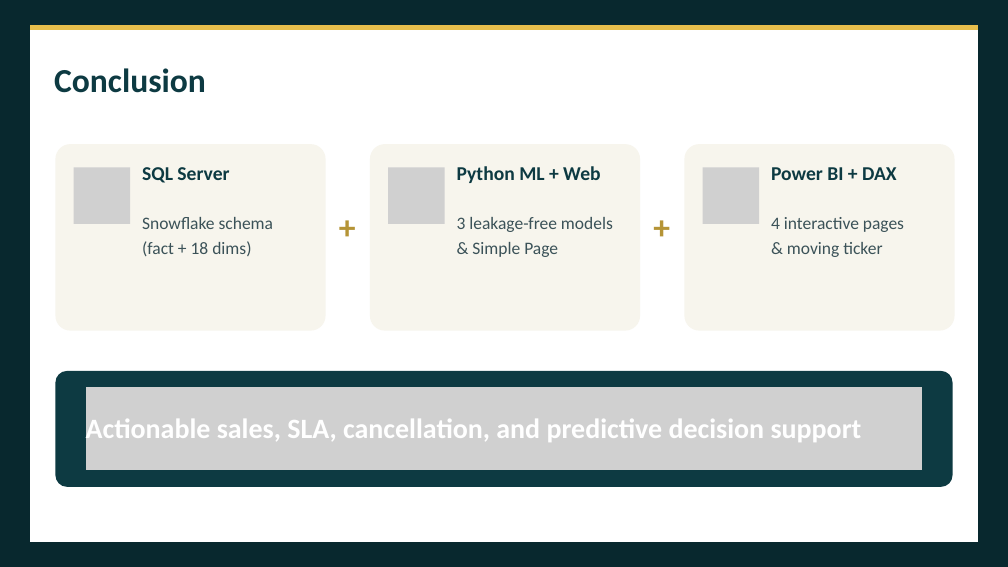
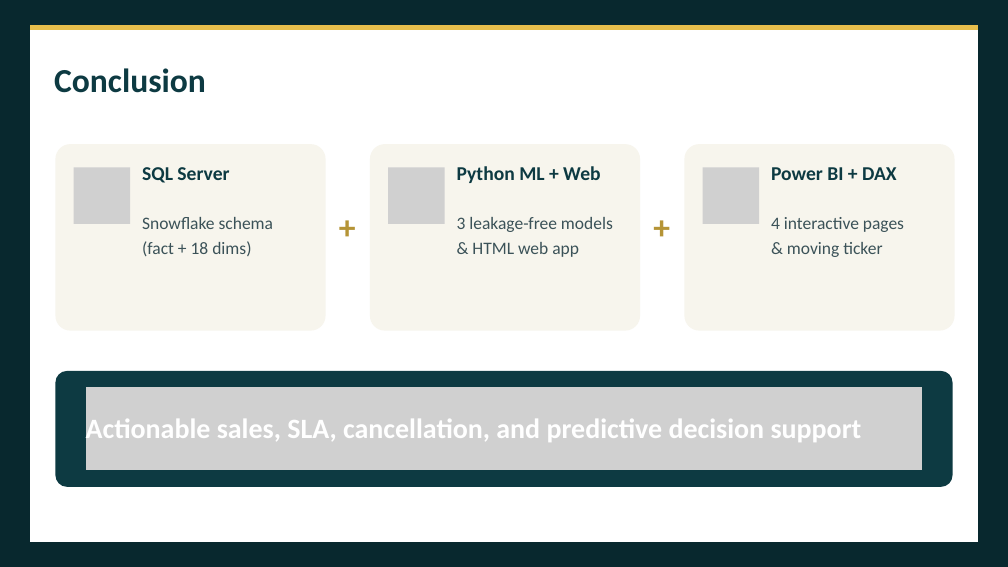
Before and after one commit to Team5-Depi/Supply-Chain-Dataset-Analysis-Final_Project, a slide deck: slide 14 of Presentation/Supply_Chain_Dataset_Analysis_Presentation.pptx. Drawn at 1008x567 pixels with LibreOffice and Linux fonts; fonts in the diff are those of the drawing; grey boxes stand for pictures. Boxes give left, top, right and bottom in pixels: in the first picture for what was removed or moved away, otherwise in the second. Text is boxed around its words. In the diff, an @@ line names an element or a change of style, - is before the commit and + after.

```diff
--- a/Presentation/Supply_Chain_Dataset_Analysis_Presentation.pptx
+++ b/Presentation/Supply_Chain_Dataset_Analysis_Presentation.pptx
@@ text at (x1=472, y1=242, x2=579, y2=257): text changed @@
-& Simple Page
+& HTML web app
```
Also in this commit, not shown: 5 other slides changed.
